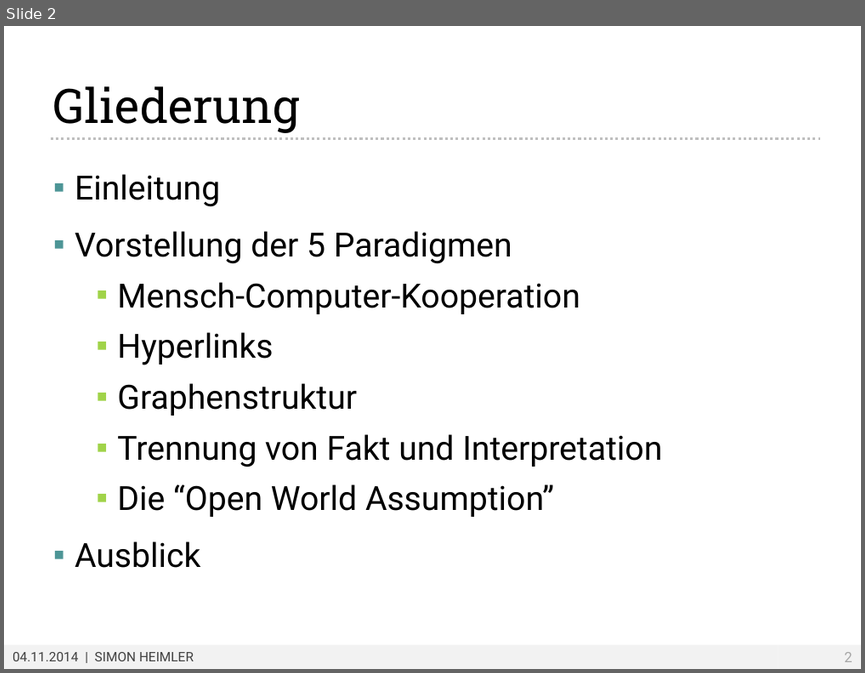
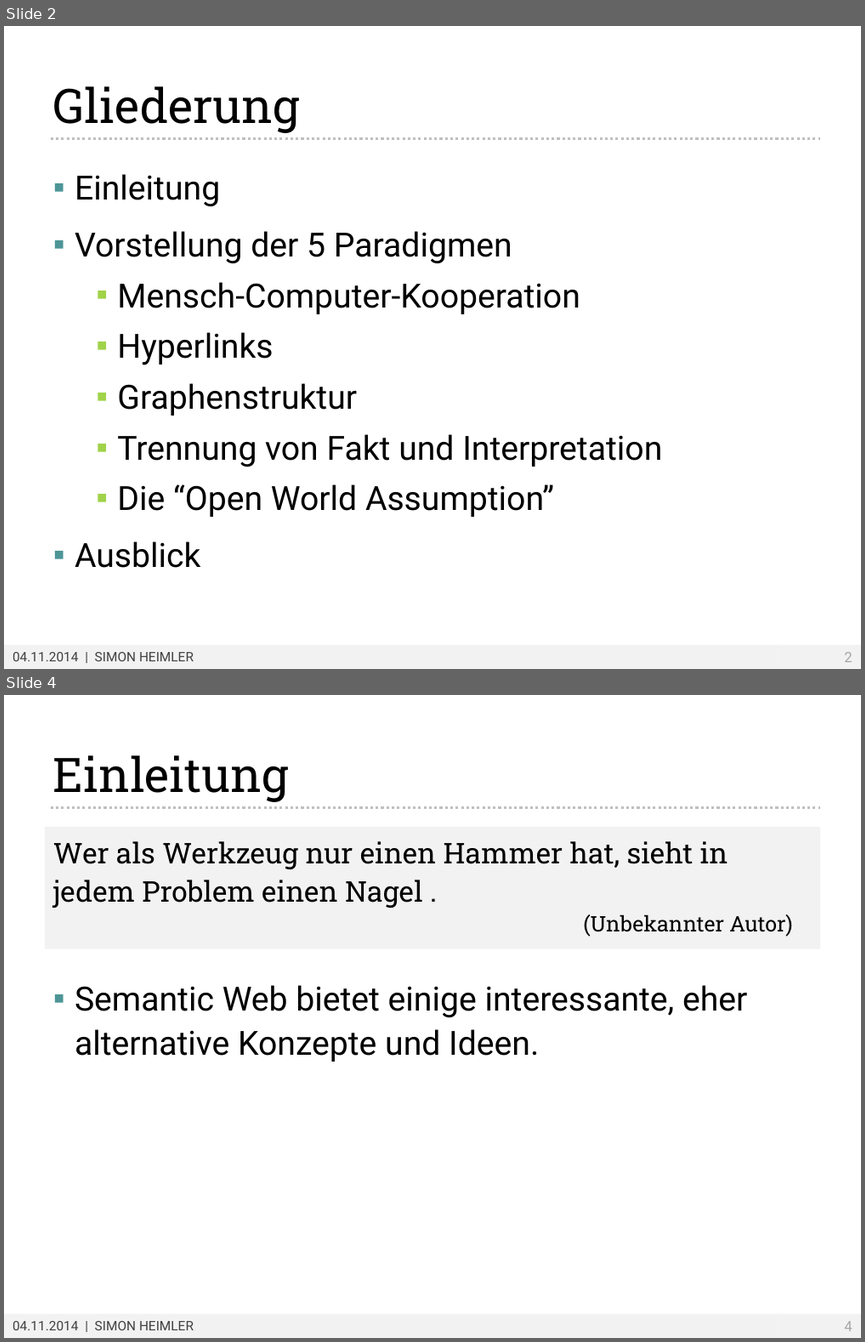
Before and after one commit to Fannon/SemanticWebParadigmen, a slide deck: Semantic Web Paradigmen PPT.pptx. Shown one above the other, each under a label of ours: slide 2 before the commit, slides 2 and 4 after it; the slides between them are not shown. The pictures are 865x673 and 865x1342 pixels, drawn with LibreOffice and Linux fonts; fonts in the diff are those of the drawing; background and template pictures are left out. Boxes give left, top, right and bottom in pixels: in the first picture for what was removed or moved away, otherwise in the second. Text is boxed around its words. In the diff, an @@ line names an element or a change of style, - is before the commit and + after.

```diff
--- a/Semantic Web Paradigmen PPT.pptx
+++ b/Semantic Web Paradigmen PPT.pptx
@@ slide 4 added at (4,695,861,1338), background #FFFFFF; not listed: 2 template elements that a slide beside it also shows @@
@@ title added at (53,755,289,802), 40 pt, text #000000 @@
+Einleitung
@@ line added from (50, 807) to (821, 807), #BFBFBF 2.25 pt dashed @@
@@ text added at (44,827,820,949), fill #F2F2F2, 24 pt, text #000000 @@
+Wer als Werkzeug nur einen Hammer hat, sieht in jedem Problem einen Nagel .
+(Unbekannter Autor)
@@ text added at (75,985,747,1061), 28 pt, text #000000 @@
+▪ Semantic Web bietet einige interessante, eher alternative Konzepte und Ideen.
```
Also in this commit, not shown: 6 other slides added, 1 slide removed.
